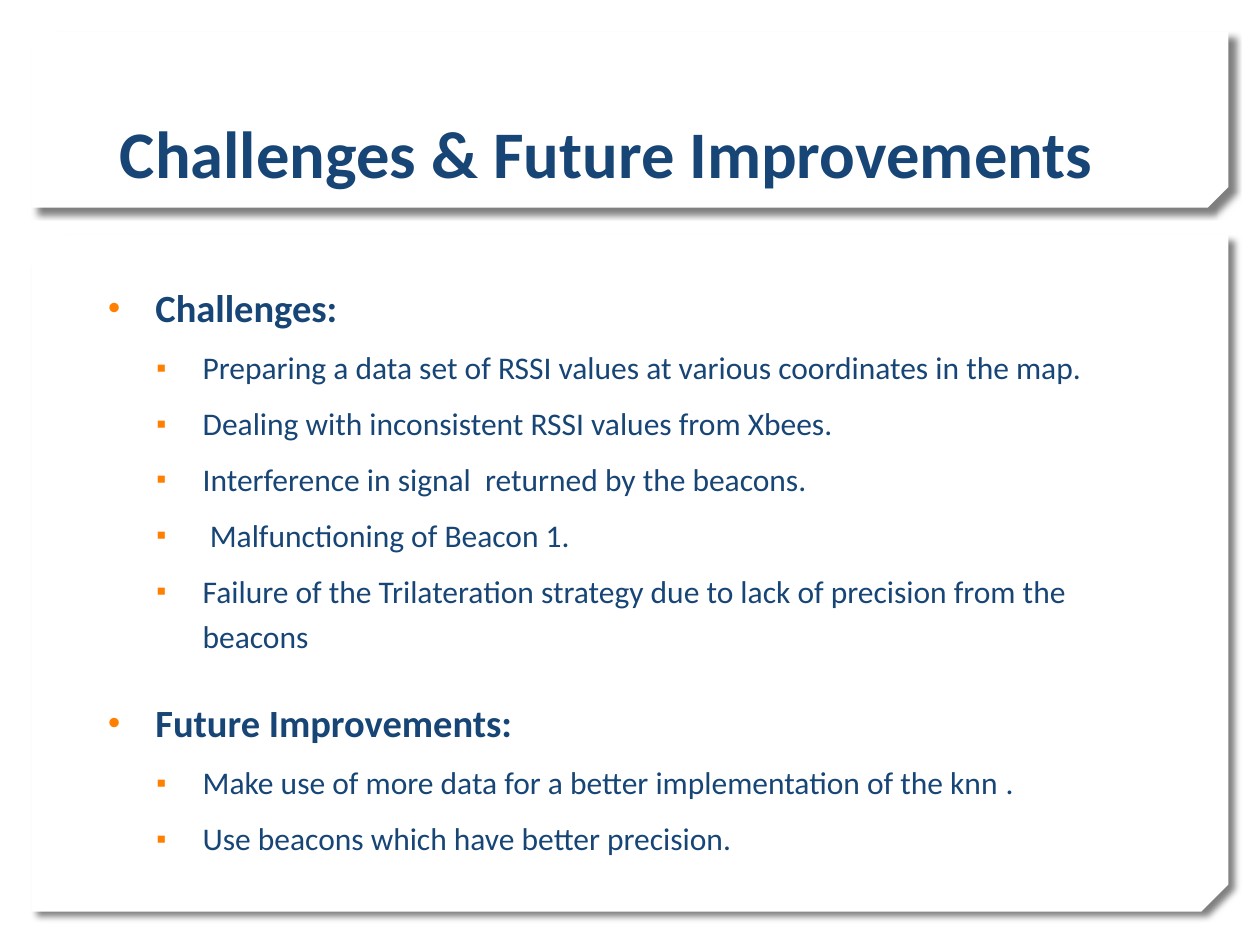
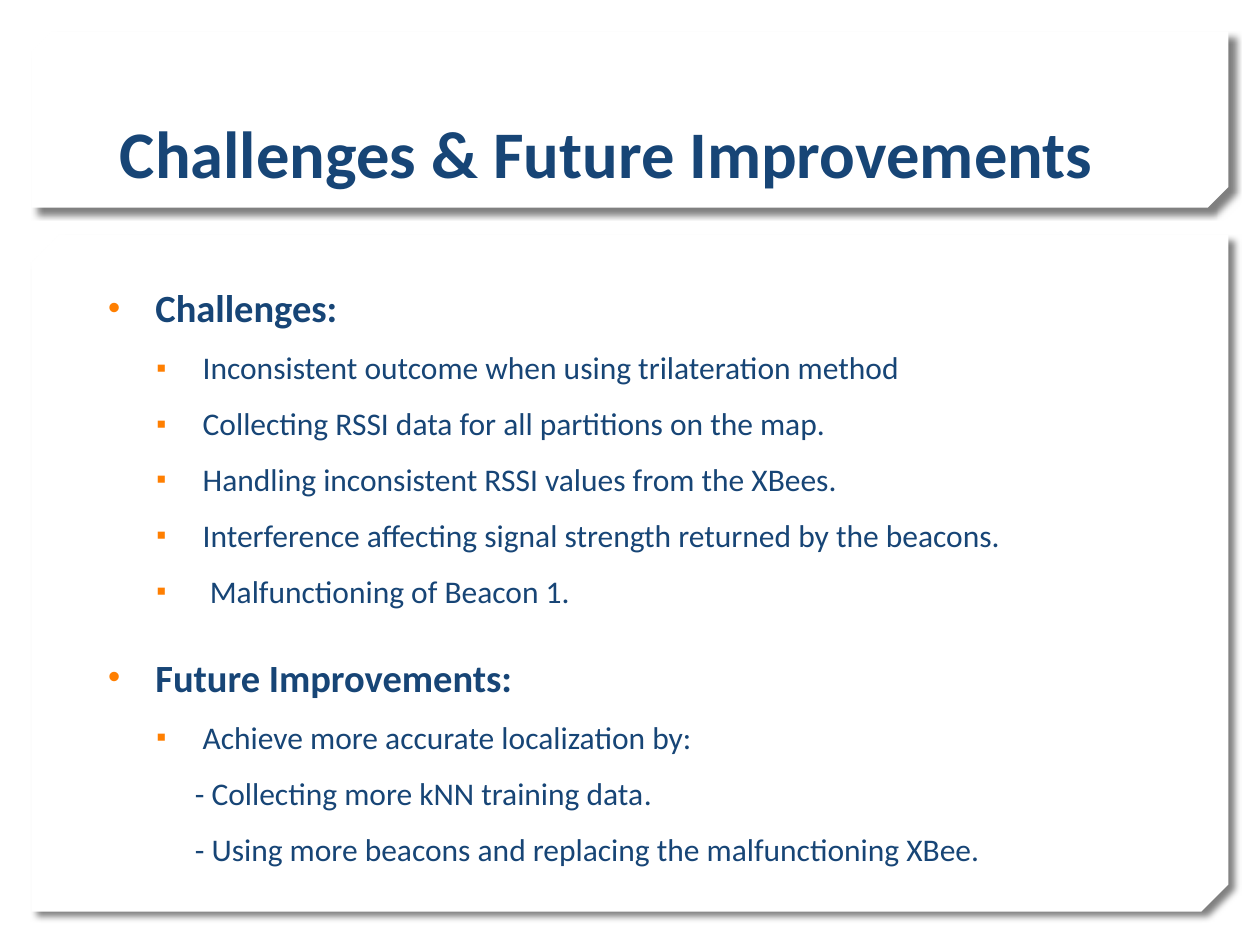
Before and after one commit to estherlu/EC544_Group4, a slide deck: slide 5 of challenge#5/Challenge5_Group4.pptx. Drawn at 1260x945 pixels with LibreOffice and Linux fonts; fonts in the diff are those of the drawing; background and template pictures are left out. Boxes give left, top, right and bottom in pixels: in the first picture for what was removed or moved away, otherwise in the second. Text is boxed around its words. In the diff, an @@ line names an element or a change of style, - is before the commit and + after.

```diff
--- a/challenge#5/Challenge5_Group4.pptx
+++ b/challenge#5/Challenge5_Group4.pptx
@@ text at (203, 357, 1000, 553): text changed @@
-  ▪ Preparing a data set of RSSI values at various coordinates in the map.
-  ▪ Dealing with inconsistent RSSI values from Xbees.
-  ▪ Interference in signal returned by the beacons.
+  ▪ Inconsistent outcome when using trilateration method
+  ▪ Collecting RSSI data for all partitions on the map.
+  ▪ Handling inconsistent RSSI values from the XBees.
+  ▪ Interference affecting signal strength returned by the beacons.
@@ text at (203, 581, 1066, 649): paragraph removed @@
-  ▪ Failure of the Trilateration strategy due to lack of precision from the beacons
@@ text at (203, 727, 979, 867): text changed @@
-  ▪ Make use of more data for a better implementation of the knn .
-  ▪ Use beacons which have better precision.
+  ▪ Achieve more accurate localization by:
+  - Collecting more kNN training data.
+  - Using more beacons and replacing the malfunctioning XBee.
```
Also in this commit, not shown: 4 other slides changed, 25 other files.
